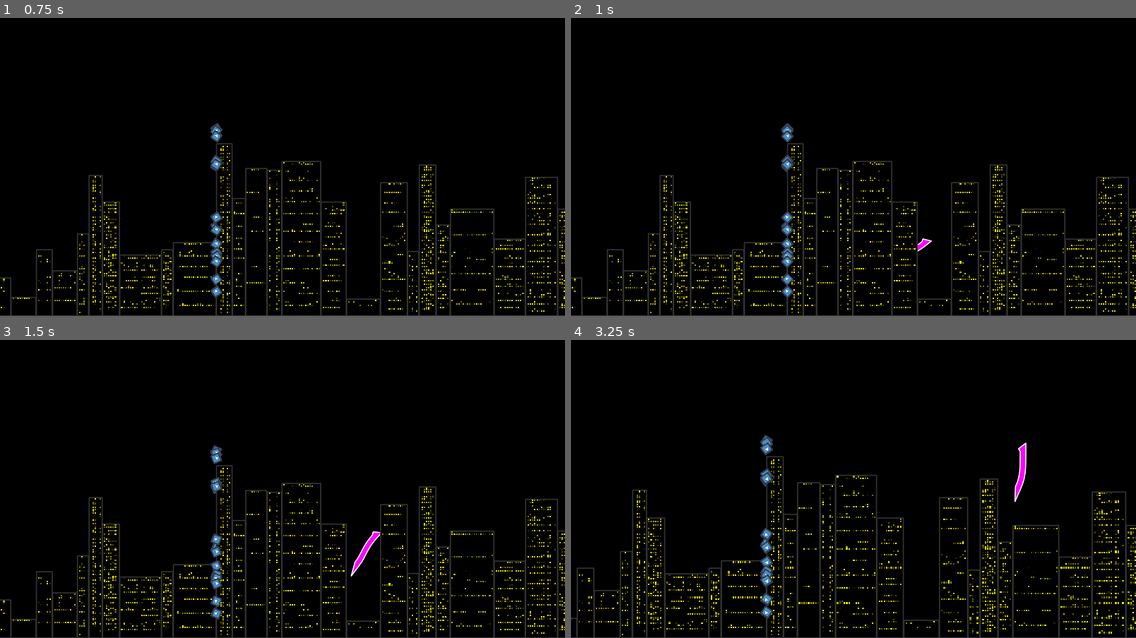
Above: before the commit, frames 1-4 (two rows, left to right).
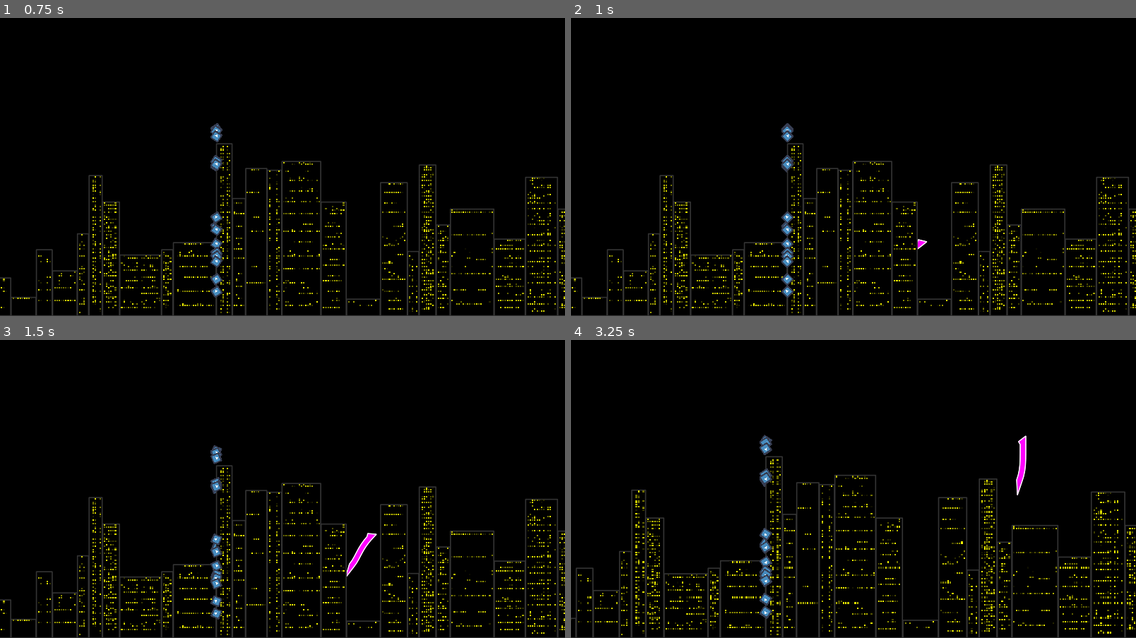
Above: after the commit, the same moments.

Repository: elektito/wyrmsim
Game: Godot game, scene res://World.tscn
Same seed, same stepped clock (60 frames per second), same inputs: the game is played once before the commit and once after it. The engine's default icon, where the game draws it, is replaced by a stand-in: a white triangle on a blue panel in a dark square.
Inputs (mouse positions are in pixels of both pictures, inside the frame that each line leads up to):
- Up to frame 1 (0.75 s): tap Enter at 0.5 s; move the mouse to (406, 140) at 0.52 s; hold W (up) from 0.53 s (still down); tap N (add_segment) at 0.6 s
- Up to frame 2 (1 s): keep holding W (up)
- Up to frame 3 (1.5 s): move the mouse to (169, 494) at 1.27 s; release W (up) at 1.28 s; hold S (down) from 1.28 s (still down); tap D (remove_segment) at 1.35 s
- Up to frame 4 (3.25 s): move the mouse to (910, 408) at 2.02 s; release S (down) at 2.03 s; hold W (up) from 2.03 s (still down); tap . (step) at 2.1 s; move the mouse to (825, 542) at 2.77 s; tap Mouse wheel up (zoom_in) at 2.85 s

Frame 1 is identical in both runs. In frame 2, less than 0.1% of the frame differs, in the area x 61-64%, y 73-79%; in frame 3, 0.3%; in frame 4, 6.7%, in the area x 0-100%, y 31-100%.

Commit message:
Add acceleration and deceleration
The wyrm now accelerates when moving at an angle (max at a multiple of
45 degrees), while it decelerates when moving horizontally or
vertically. This means, slithering helps with moving faster.

Diff:
--- a/Segment.gd
+++ b/Segment.gd
@@ -4,11 +4,15 @@
 const SEGMENT_DISTANCE := 20.0
 
 export(NodePath) var leading_segment
-export(float) var speed := 0.0
+export(float) var speed := 500.0
 export(bool) var show_debug = false setget set_show_debug
+export(float) var max_acceleration := 100.0
+export(float) var min_speed := 300.0
+export(float) var max_speed := 700
 
 var leading_node : Node2D = null
 var original_distance := 0.0
+var acceleration := 0.0
 
 func _ready():
 	if leading_segment:
@@ -34,6 +38,16 @@
 
 func leader_movement(delta):
 	var dir = Vector2.RIGHT.rotated(rotation)
+
+	if abs(dir.x) < 0.01 or abs(dir.y) < 0.01:
+		acceleration = -max_acceleration
+	else:
+		# you get max acceleration when moving at a multiple of 45 degrees
+		acceleration = fposmod(dir.angle(), PI / 4) / (PI / 4) * max_acceleration
+
+	speed += acceleration * delta
+	speed = clamp(speed, min_speed, max_speed)
+
 	var velocity = speed * dir
 	move_and_slide(velocity)
 
--- a/World.tscn
+++ b/World.tscn
@@ -14,7 +14,6 @@
 
 [node name="Segment1" parent="Wyrm" instance=ExtResource( 2 )]
 position = Vector2( 478.85, 37.2832 )
-speed = 500.0
 
 [node name="camera" type="Camera2D" parent="Wyrm/Segment1"]
 scale = Vector2( 2, 2 )
